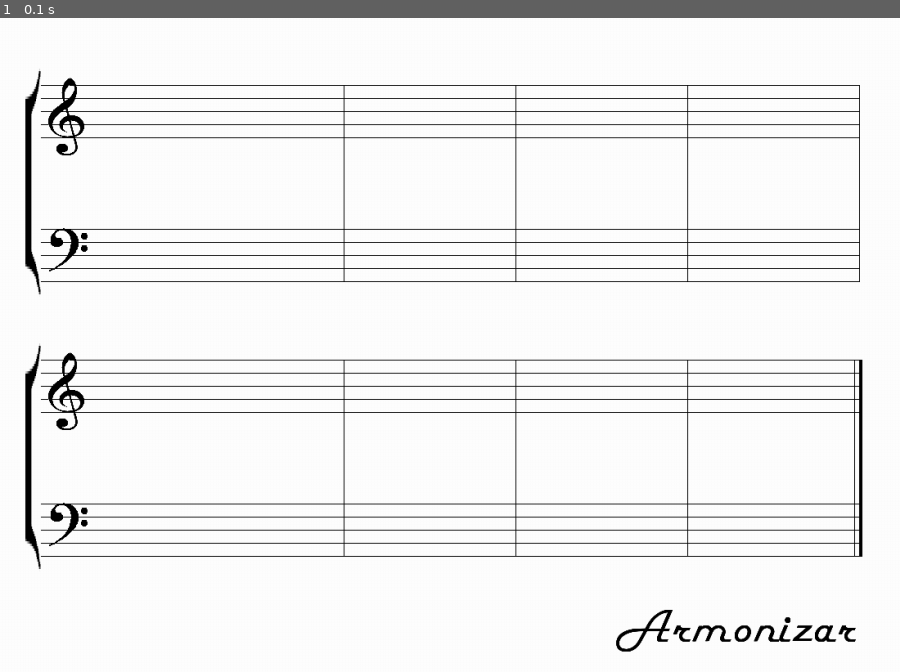
Above: before the commit, frame 1.
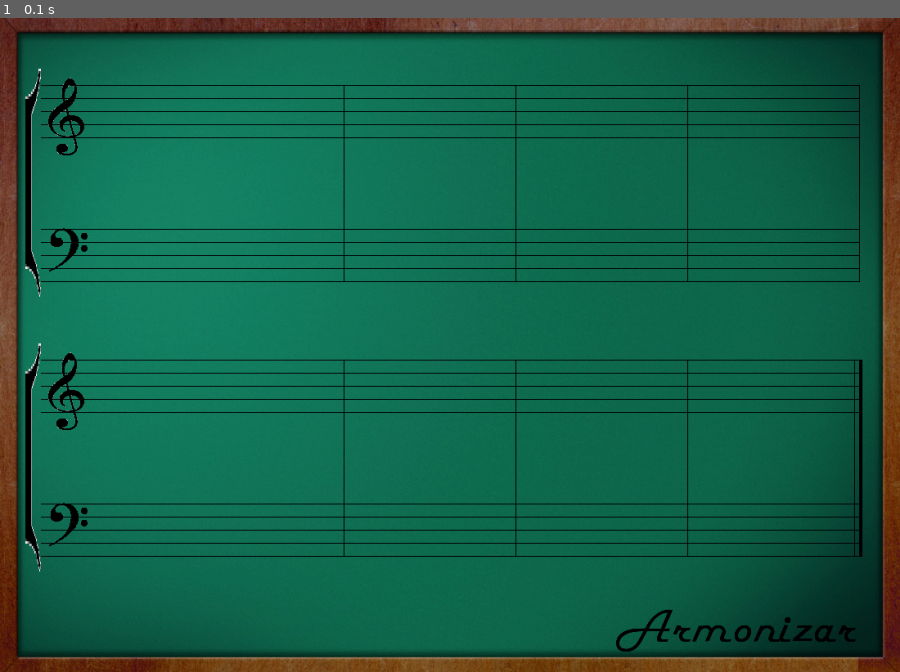
Above: after the commit, the same moment.

Repository: rbanuelos/armonizador
Game: pygame game, started from GUI/Main.py
Two runs of this game, one before a commit and one after it. Both use one fixed random seed, a clock stepped at 60 frames per second and the inputs below. The source is Python 2; it was converted automatically to run under Python 3.
Inputs:
- Up to frame 1 (0.1 s): no input

The runs differ from the first frame. In frame 1, 99% of the frame differs, in the area x 0-100%, y 0-100%.

Commit message:
se agregaron las superficies transparentes cortesia de el punhal

Diff:
--- a/GUI/Main.py
+++ b/GUI/Main.py
@@ -102,13 +102,12 @@
 
 		self.width, self.height = width, height
 		self.screen = pygame.display.set_mode((self.width, self.height))
-		self.screen.fill(Color.WHITE)
 
 		self.screen.set_colorkey((255, 255, 255, 0), RLEACCEL)
 
 		pygame.display.set_caption(title)
 
-		#self.draw_fondo()
+		self.draw_fondo()
 		self.draw()
 		#self.draw_fondo()
 		#self.draw_lineas_negras()
@@ -416,15 +415,9 @@
 		"""
 
 		#dibuja la clave de Sol
-		fullname = os.path.join('img', 'White-Board.jpg')
+		fullname = os.path.join('img', 'green.png')
 		image = pygame.image.load(fullname)
 		image = pygame.transform.scale(image, (1100, 800))
-		#~ image = image.convert() # Set the right pixel depth
-		#~ colorkey = image.get_at((0,0)) # Get pixel for transparent colour
-		#~ image.set_colorkey(colorkey, RLEACCEL) # Set transparent colour
-		#~ imagerect = image.get_rect() # Get the rect of the image
-		#~ screenrect = self.screen.get_rect()
-		#~ imagerect.centerx, imagerect.centery = 80, 120 + desp
 
 		self.screen.blit(image, (0, 0))
 
@@ -444,34 +437,54 @@
 
 		@return Rect: La recta que contiene los puntos de la linea
 		"""
+
+		#crear la superficie transparente
+		s = pygame.Surface((self.width-100,7))
+
+		s.fill((255,255,255)) # no se si esto es necesario
+
+		#definir el valor para la transparencia
+		s.set_alpha(0)
+
+		puntos = [(ptox,ptoy), (ptox+self.width-100, ptoy)]
+
+		rect = pygame.Rect(pygame.draw.\
+								lines(s, Color.WHITE, False, puntos, 7))
+
+		if color == Color.BLACK :
+			pygame.Rect(pygame.draw.\
+							lines(self.screen, color, False, puntos, 1))
+
+		else :
+			pygame.Rect(pygame.draw.\
+							lines(s, color, False, puntos, 1))
+
+		# dibujar la superficie transparente sobre la superficie
+		# de la pantalla. Se debe usar el metodo blit()
+		self.screen.blit(s, (ptox,ptoy-3))
+
+		return rect
+
+	def draw_line_negra( self, ptox, ptoy, color ):
+		"""
+		Mbaez : 13/07/2011
+		Dibuja una linea del pentagrama
+
+		@type  ptox : Integer
+		@param ptox : Coordenada X donde se va dibujar la linea
+
+		@type  ptoy : Integer
+		@param ptoy : Coordenada Y donde se va dibujar la linea
+
+		@type  color : Lista
+		@param color : Representa el color que va tener la linea
+
+		@return Rect: La recta que contiene los puntos de la linea
+		"""
 		puntos = [(ptox,ptoy), (ptox+self.width -100,ptoy)]
 
-		rect = pygame.Rect(pygame.draw.\
-							lines(self.screen, Color.WHITE, False, puntos, 7))
 		pygame.Rect(pygame.draw.\
 							lines(self.screen, color, False, puntos, 1))
-		return rect
-
-	def draw_line_negra( self, ptox, ptoy, color ):
-		"""
-		Mbaez : 13/07/2011
-		Dibuja una linea del pentagrama
-
-		@type  ptox : Integer
-		@param ptox : Coordenada X donde se va dibujar la linea
-
-		@type  ptoy : Integer
-		@param ptoy : Coordenada Y donde se va dibujar la linea
-
-		@type  color : Lista
-		@param color : Representa el color que va tener la linea
-
-		@return Rect: La recta que contiene los puntos de la linea
-		"""
-		puntos = [(ptox,ptoy), (ptox+self.width -100,ptoy)]
-
-		pygame.Rect(pygame.draw.\
-							lines(self.screen, color, False, puntos, 1))
 
 	def draw_blanca(self, ptox, ptoy, borde=Color.BLACK, fondo=Color.WHITE,
 															plica='abajo'):
@@ -479,6 +492,8 @@
 		Mbaez : 13/07/2011
 		Dibuja una blanca
 		"""
+		ptoy = ptoy-2.5
+
 		dif_1 = ptox - int(ptox)
 		dif_2 = ptoy - int(ptoy)
 
Binary file added: GUI/img/green.png
